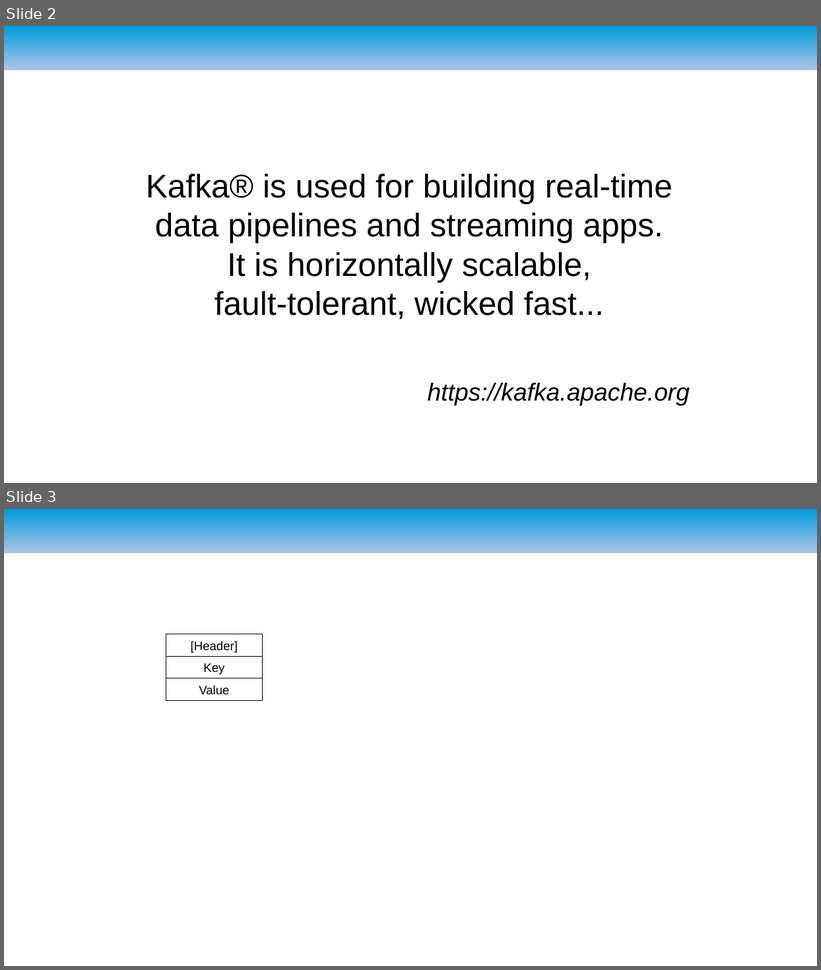
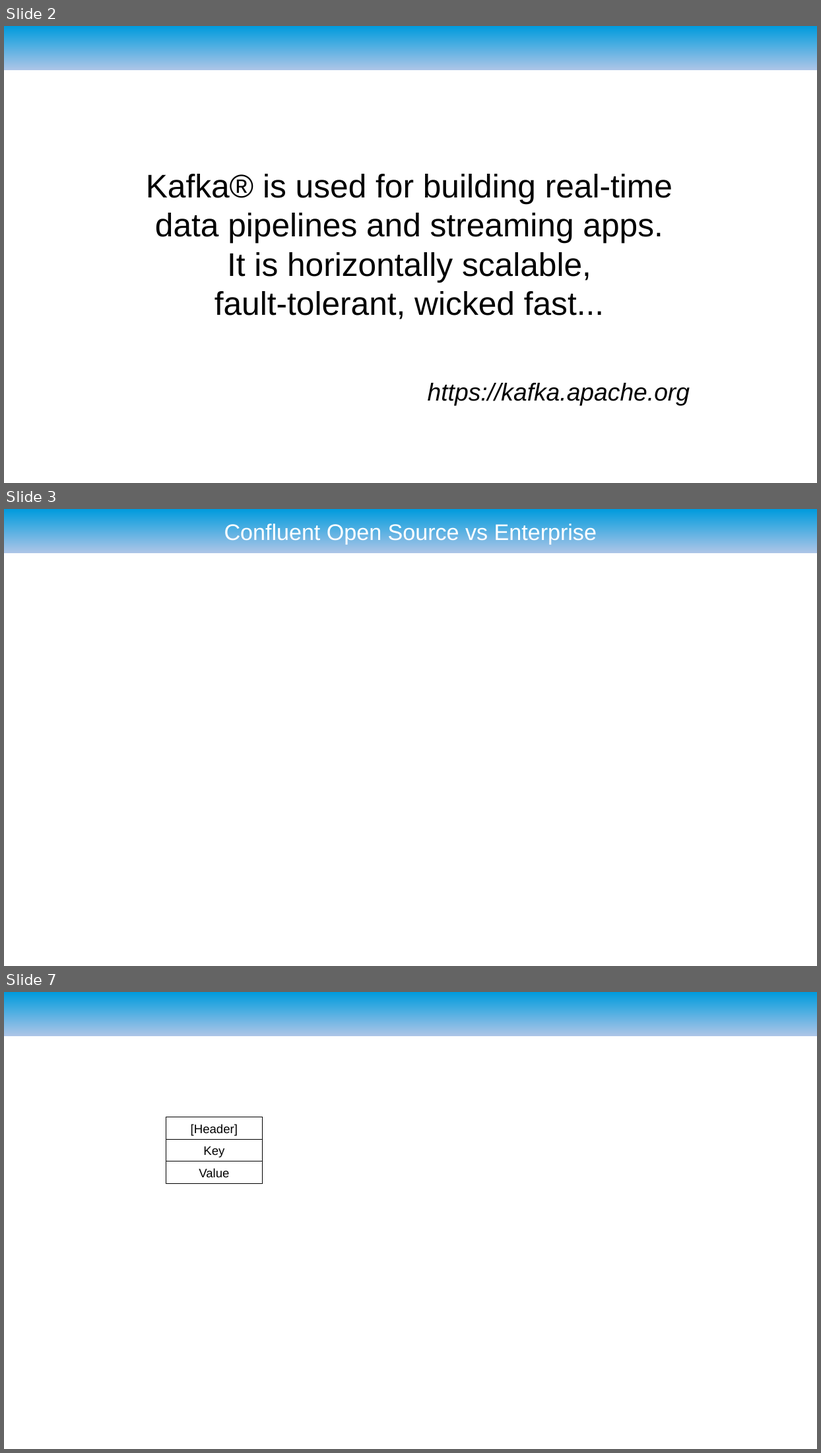
Before and after one commit to ryzlab/kafka-kompetensdag, a slide deck: kafka-demo/presentation.odp. Shown one above the other, each under a label of ours: slides 2 and 3 before the commit, slides 2, 3 and 7 after it; the slides between them are not shown. The pictures are 821x970 and 821x1453 pixels, drawn with LibreOffice and Linux fonts; fonts in the diff are those of the drawing; background and template pictures are left out. Boxes give left, top, right and bottom in pixels: in the first picture for what was removed or moved away, otherwise in the second. Text is boxed around its words. In the diff, an @@ line names an element or a change of style, - is before the commit and + after.

```diff
--- a/kafka-demo/presentation.odp
+++ b/kafka-demo/presentation.odp
@@ slide 3 added at [4, 509, 817, 966], background #FFFFFF; not listed: 1 template element that a slide beside it also shows @@
@@ title added at [224, 522, 597, 544], 22 pt, text #FFFFFF @@
+Confluent Open Source vs Enterprise
@@ what was slide 3 is now slide 7 @@
```
Also in this commit, not shown: 2 slides changed, 4 other slides added.
